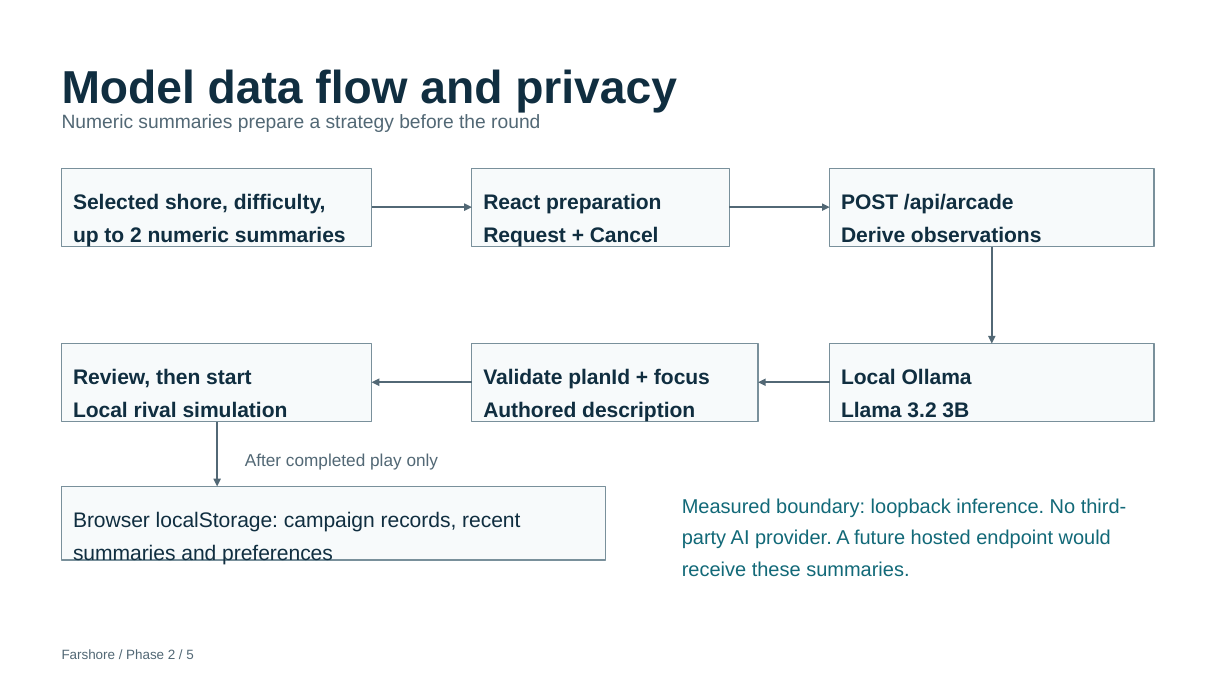
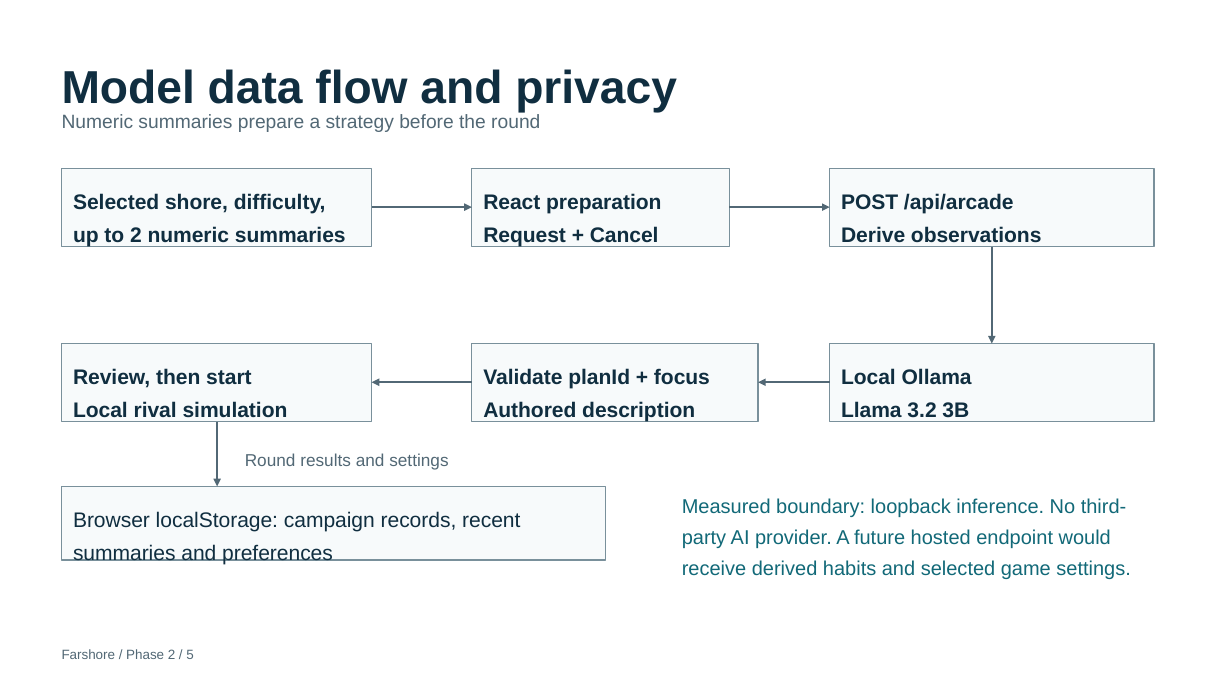
Before and after one commit to RavangDai/Farshore, a slide deck: slide 5 of Farshore Context and Assisment/docs/assignment/phase2-arcade/Farshore-Phase-2-Arcade-Presentation.pptx. Drawn at 1232x693 pixels with LibreOffice and Linux fonts; fonts in the diff are those of the drawing. Boxes give left, top, right and bottom in pixels: in the first picture for what was removed or moved away, otherwise in the second. Text is boxed around its words. In the diff, an @@ line names an element or a change of style, - is before the commit and + after.

```diff
--- a/Farshore Context and Assisment/docs/assignment/phase2-arcade/Farshore-Phase-2-Arcade-Presentation.pptx
+++ b/Farshore Context and Assisment/docs/assignment/phase2-arcade/Farshore-Phase-2-Arcade-Presentation.pptx
@@ text at box(245, 453, 448, 470): text changed @@
-After completed play only
+Round results and settings
@@ text at box(682, 498, 1130, 579): text changed @@
-Measured boundary: loopback inference. No third-party AI provider. A future hosted endpoint would receive these summaries.
+Measured boundary: loopback inference. No third-party AI provider. A future hosted endpoint would receive derived habits and selected game settings.
```
Also in this commit, not shown: 4 other slides changed, 39 slides added, 25 other files.
